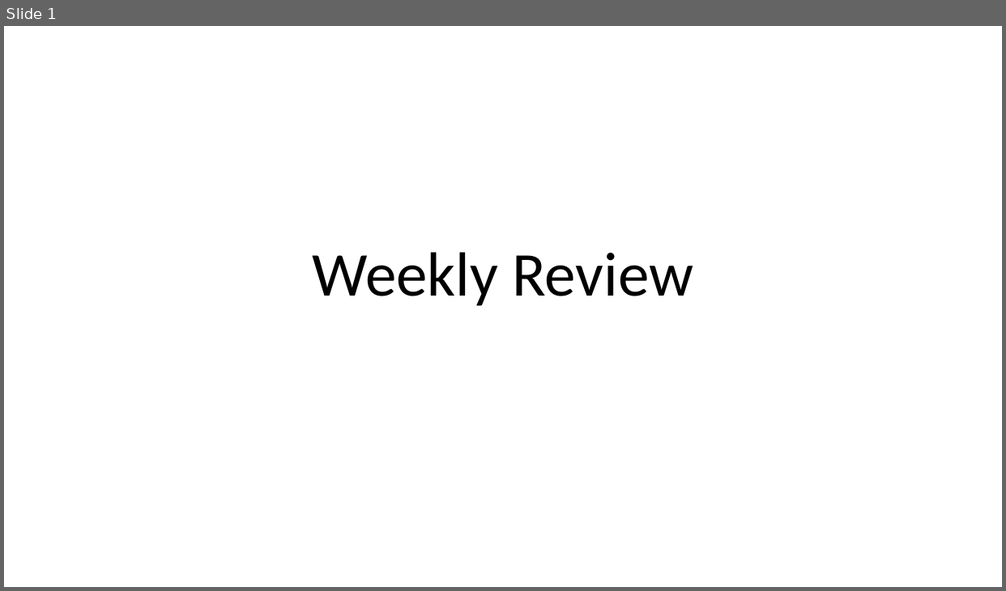
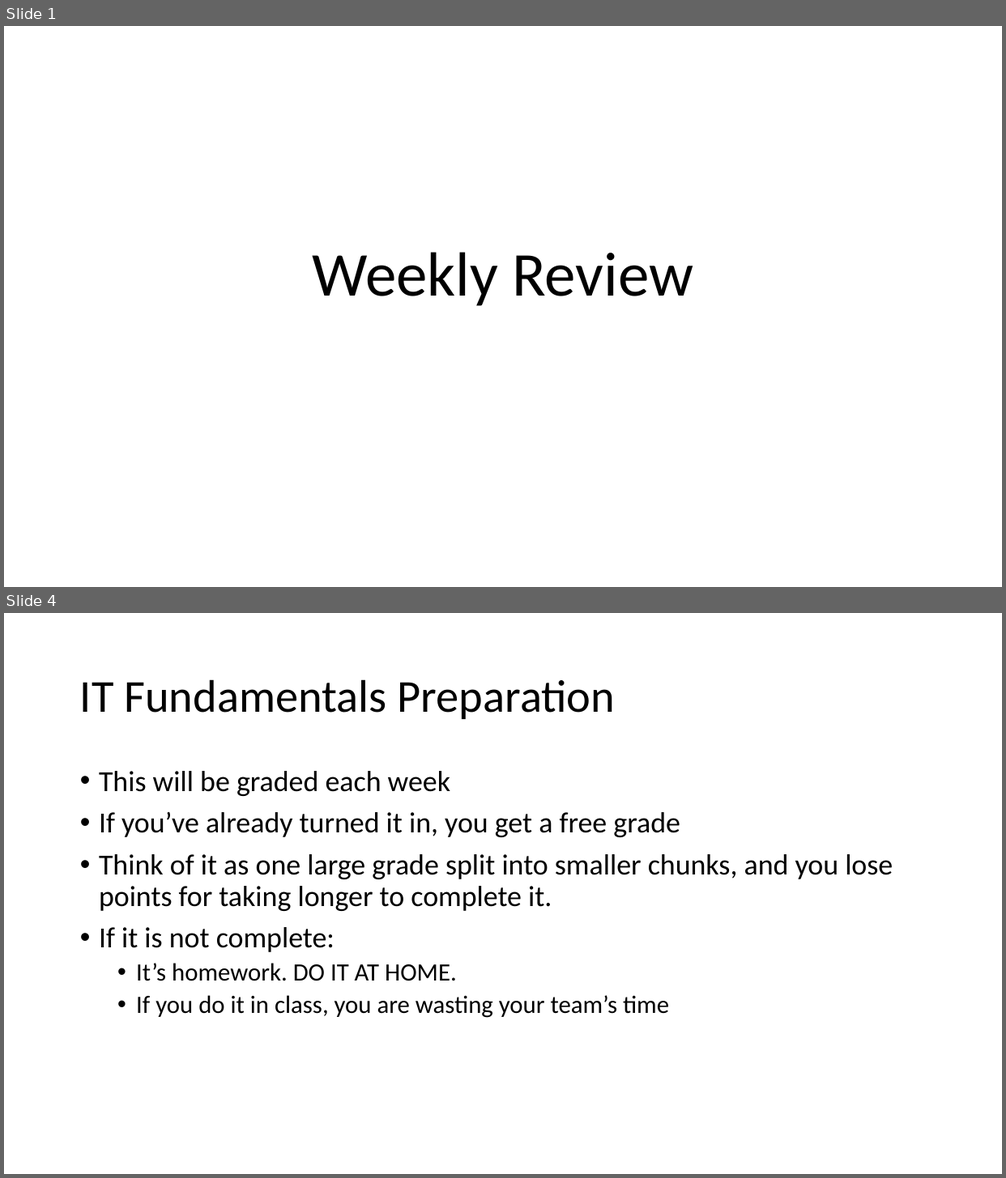
Before and after one commit to parke2023059/docpacs2223, a slide deck: docpac_32270423/Weekly Review.pptx. Shown one above the other, each under a label of ours: slide 1 before the commit, slides 1 and 4 after it; the slides between them are not shown. The pictures are 1006x591 and 1006x1178 pixels, drawn with LibreOffice and Linux fonts; fonts in the diff are those of the drawing. Boxes give left, top, right and bottom in pixels: in the first picture for what was removed or moved away, otherwise in the second. Text is boxed around its words. In the diff, an @@ line names an element or a change of style, - is before the commit and + after.

```diff
--- a/docpac_32270423/Weekly Review.pptx
+++ b/docpac_32270423/Weekly Review.pptx
@@ slide 4 added at (4,613,1002,1174), background #FFFFFF @@
@@ title added at (80,679,616,719), 44 pt, text #000000 @@
+IT Fundamentals Preparation
@@ text added at (99,771,893,1018), 28 pt, text #000000 @@
+• This will be graded each week
+• If you’ve already turned it in, you get a free grade
+• Think of it as one large grade split into smaller chunks, and you lose points for taking longer to complete it.
+• If it is not complete:
+  • It’s homework. DO IT AT HOME.
+  • If you do it in class, you are wasting your team’s time
```
Also in this commit, not shown: 2 slides changed, 1 other slide added, 3 slides removed, 4 other files.
